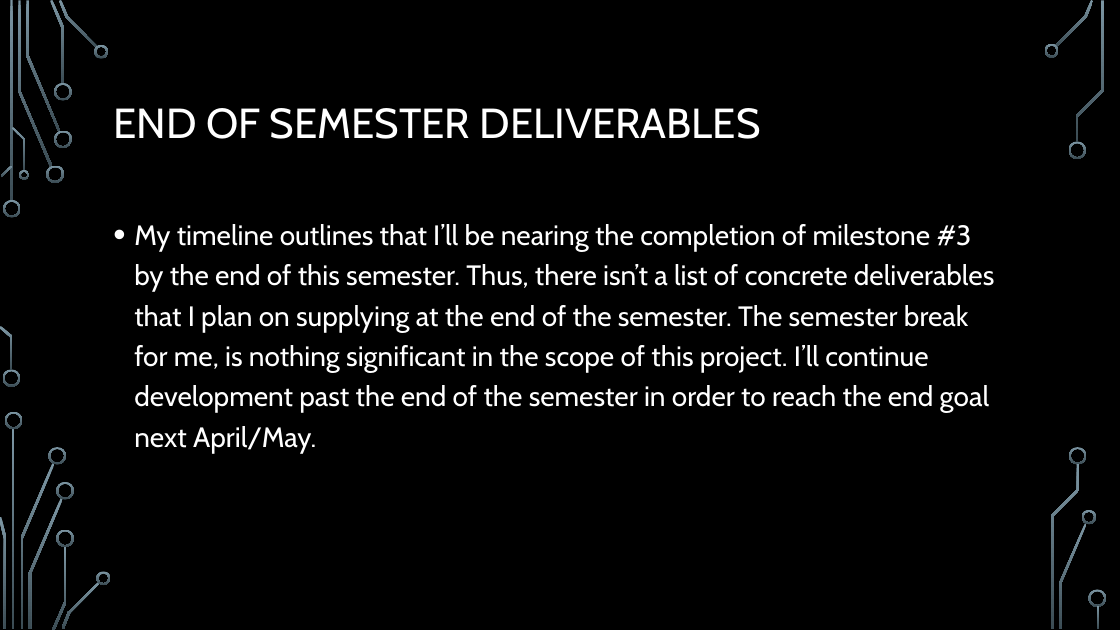
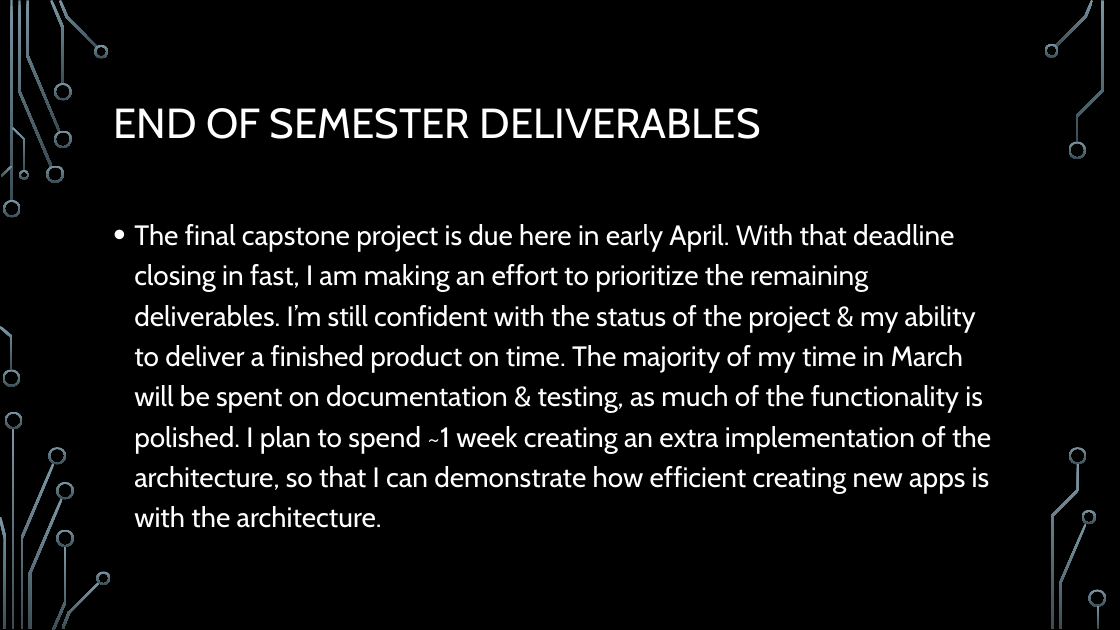
Before and after one commit to JPEG1/Senior-Design, a slide deck: slide 12 of CapstonePresentation_oosterjm.pptx (slide 11 before the commit). Drawn at 1120x630 pixels with LibreOffice and Linux fonts; fonts in the diff are those of the drawing; background and template pictures are left out. Boxes give left, top, right and bottom in pixels: in the first picture for what was removed or moved away, otherwise in the second. Text is boxed around its words. In the diff, an @@ line names an element or a change of style, - is before the commit and + after.

Commit message:
Some modifications to the capstone presentation slides. Added a demo UI spec to the repo.

```diff
--- a/CapstonePresentation_oosterjm.pptx
+++ b/CapstonePresentation_oosterjm.pptx
@@ text at [134, 224, 991, 528]: text changed @@
-• My timeline outlines that I’ll be nearing the completion of milestone #3 by the end of this semester. Thus, there isn’t a list of concrete deliverables that I plan on supplying at the end of the semester. The semester break for me, is nothing significant in the scope of this project. I’ll continue development past the end of the semester in order to reach the end goal next April/May.
+• The final capstone project is due here in early April. With that deadline closing in fast, I am making an effort to prioritize the remaining deliverables. I’m still confident with the status of the project & my ability to deliver a finished product on time. The majority of my time in March will be spent on documentation & testing, as much of the functionality is polished. I plan to spend ~1 week creating an extra implementation of the architecture, so that I can demonstrate how efficient creating new apps is with the architecture.
```
Also in this commit, not shown: 4 other slides changed, 1 slide added, 5 other files.
